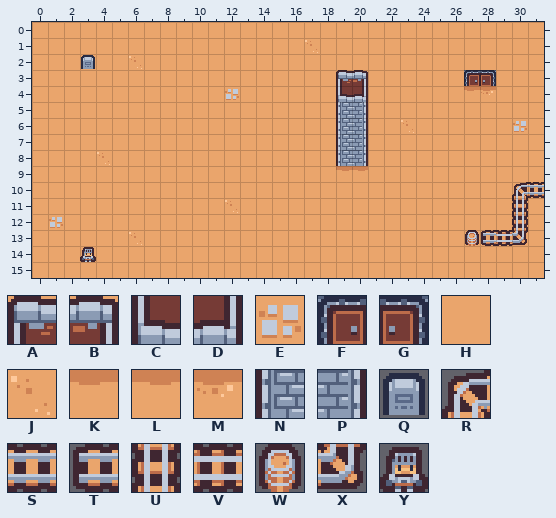
An edit to a level. Tiled map, Assets/Tiled/TilemapGame/DungeonGame.tmx. That is the earlier state.
Cells are 16x16 px. Shown: x 0..31, y 0..15.
Key: from "TilemapDungeon": A 4, B 5, C 16, D 17, E 42, F 46, G 47, H 48, J 49, K 50, L 50 flipped left-right, M 51, N 57, P 59, Q 65, R 69, S 70, T 79, U 81, V 81 turned 270, W 82, X 95, Y 97.
_ is an empty cell, # one hidden under a higher layer.
Layer "Background" before, first column x 0:
 0 HHHHHHHHHHHHHHHHHHHHHHHHHHHHHHHH
 1 HHHHHHHHHHHHHHHHHJHHHHHHHHHHHHHH
 2 HHHHHHJHHHHHHHHHHHHHHHHHHHHHHHHH
 3 HHHHHHHHHHHHHHHHHHHABHHHHHH##HHH
 4 HHHHHHHHHHHHEHHHHHHCDHHHHHHKMHHH
 5 HHHHHHHHHHHHHHHHHHHNPHHHHHHHHHHH
 6 HHHHHHHHHHHHHHHHHHHNPHHJHHHHHHEH
 7 HHHHHHHHHHHHHHHHHHHNPHHHHHHHHHHH
 8 HHHHJHHHHHHHHHHHHHHNPHHHHHHHHHHH
 9 HHHHHHHHHHHHHHHHHHHLLHHHHHHHHHHH
10 HHHHHHHHHHHHHHHHHHHHHHHHHHHHHHHH
11 HHHHHHHHHHHHJHHHHHHHHHHHHHHHHHHH
12 HEHHHHHHHHHHHHHHHHHHHHHHHHHHHHHH
13 HHHHHHJHHHHHHHHHHHHHHHHHHHHHHHHH
14 HHHHHHHHHHHHHHHHHHHHHHHHHHHHHHHH
15 HHHHHHHHHHHHHHHHHHHHHHHHHHHHHHHH
Layer "Foreground" before, first column x 0:
 0 ________________________________
 1 ________________________________
 2 ___Q____________________________
 3 ___________________________FG___
 4 ________________________________
 5 ________________________________
 6 ________________________________
 7 ________________________________
 8 ________________________________
 9 ________________________________
10 ______________________________RS
11 ______________________________U_
12 ______________________________U_
13 ___________________________WTVX_
14 ___Y____________________________
15 ________________________________
The same view after the edit:
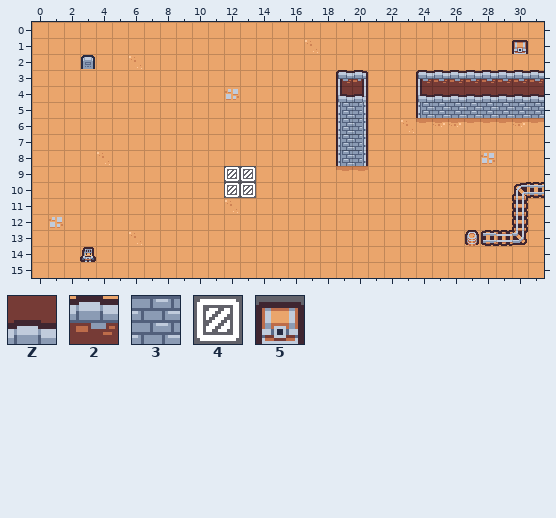
Further tiles: from "TilemapDungeon": Z 2, 2 26, 3 40, 4 61, 5 89.
Edits made:
Layer "Background":
Tile K gives way to one hidden under a higher layer in row 4 at x 27.
Tile M gives way to one hidden under a higher layer in row 4 at x 28.
Tile H becomes tile 4 in rows 9 to 10 at x 12 to 13.
Tile H becomes tile E in row 8 at x 28.
Tile H becomes tile K in row 6 at x 24, 27 to 29 and 31.
Tile E becomes tile M in row 6 at x 30.
Tile H becomes tile M in row 6 at x 25 to 26.
Layer "Foreground":
Tile F becomes tile 2 in row 3 at x 27.
Tile G becomes tile 2 in row 3 at x 28.
The author put tile 2 in row 3 at x 25 to 26 and 29 to 31.
The author put tile 3 in row 5 at x 25 to 31.
The author put tile 5 in row 1 at x 30.
The author put tile A in row 3 at x 24.
The author put tile C in row 4 at x 24.
The author put tile N in row 5 at x 24.
The author put tile Z in row 4 at x 25 to 31.
Changed places in both pictures, as pixel boxes (x1, y1, x2, y2):
added: (512, 40, 528, 54)
changed: (416, 70, 544, 132)
changed: (481, 153, 495, 164)
changed: (224, 166, 256, 198)
